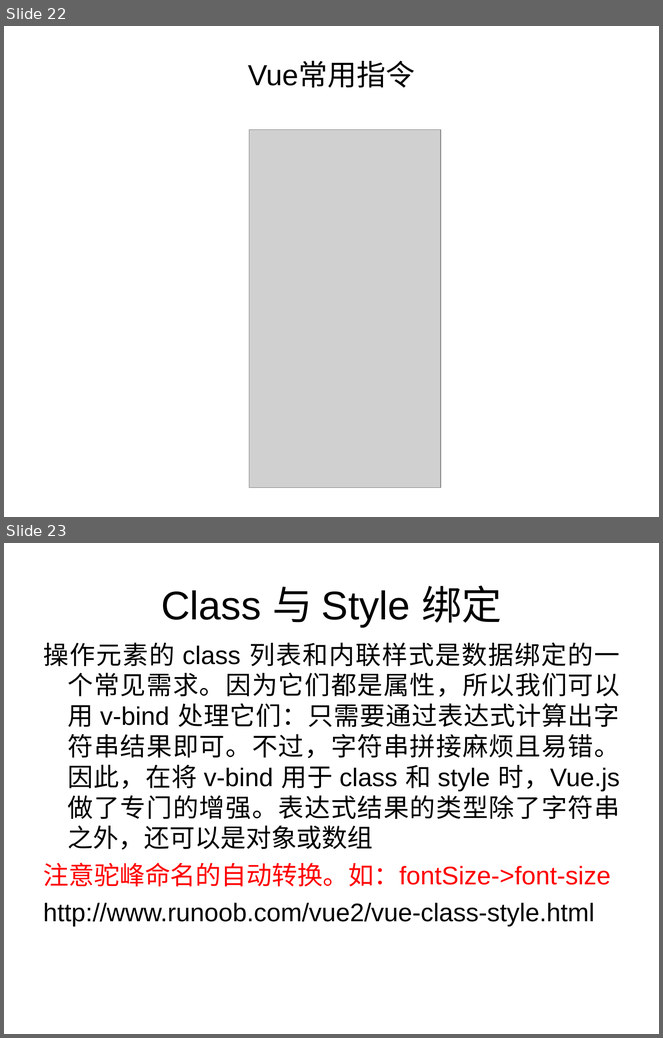
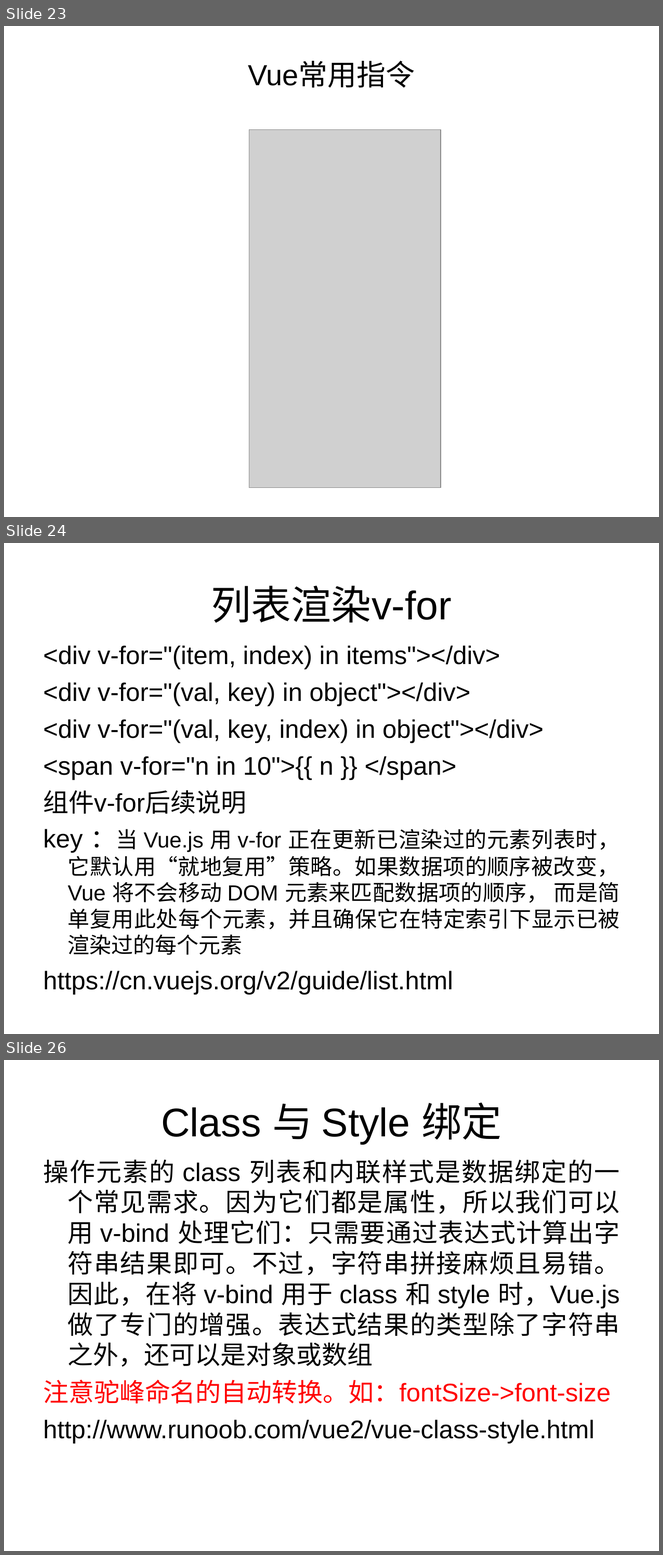
Before and after one commit to zhang13/VueLearn, a slide deck: doc/Vue入坑指南.ppt. Shown one above the other, each under a label of ours: slides 22 and 23 before the commit, slides 23, 24 and 26 after it; the slides between them are not shown. The pictures are 663x1038 and 663x1555 pixels, drawn with LibreOffice and Linux fonts; fonts in the diff are those of the drawing; grey boxes stand for pictures. Boxes give left, top, right and bottom in pixels: in the first picture for what was removed or moved away, otherwise in the second. Text is boxed around its words. In the diff, an @@ line names an element or a change of style, - is before the commit and + after.

```diff
--- a/doc/Vue入坑指南.ppt
+++ b/doc/Vue入坑指南.ppt
@@ slide 24 added at (4,543,659,1034), background #FFFFFF @@
@@ title added at (211,586,452,623), 44 pt, text #000000 @@
+列表渲染v-for
@@ text added at (43,645,620,995), 28 pt, text #000000 @@
+<div v-for="(item, index) in items"></div>
+<div v-for="(val, key) in object"></div>
+<div v-for="(val, key, index) in object"></div>
+<span v-for="n in 10">{{ n }} </span>
+组件v-for后续说明
+key ：当 Vue.js 用 v-for 正在更新已渲染过的元素列表时，它默认用“就地复用”策略。如果数据项的顺序被改变，Vue 将不会移动 DOM 元素来匹配数据项的顺序， 而是简单复用此处每个元素，并且确保它在特定索引下显示已被渲染过的每个元素
+https://cn.vuejs.org/v2/guide/list.html
@@ what was slide 22 is now slide 23 @@
@@ what was slide 23 is now slide 26 @@
```
Also in this commit, not shown: 2 other slides added, 1 other file.
